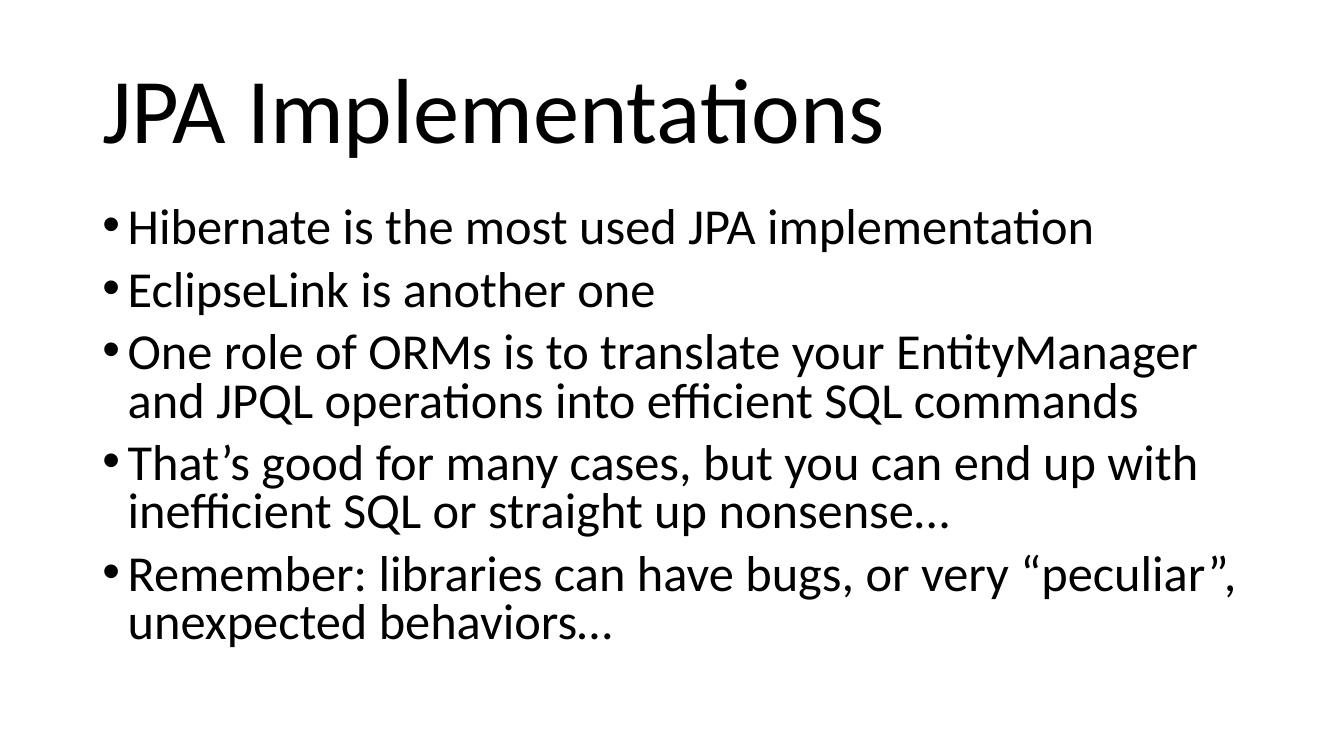
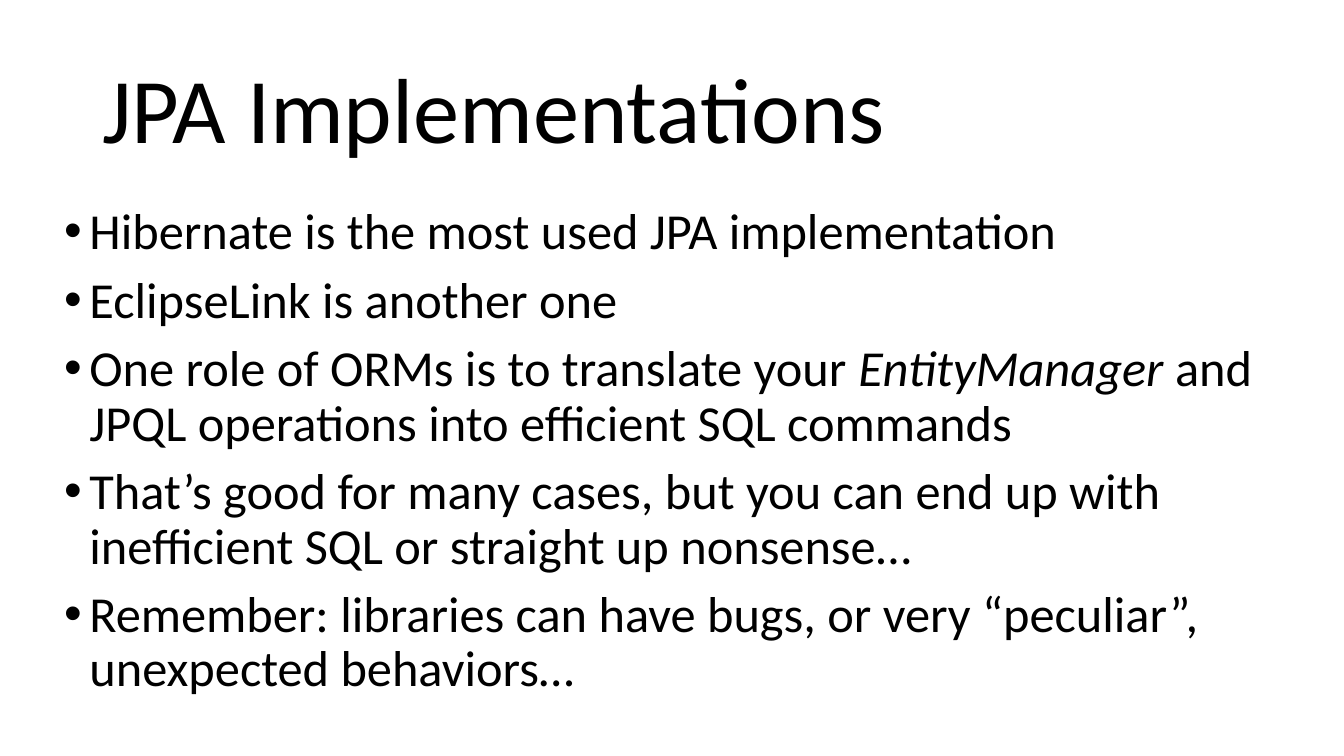
Before and after one commit to arcuri82/testing_security_development_enterprise_systems, a slide deck: slide 9 of doc/intro/slides/lesson_03_jpa.pptx. Drawn at 1344x756 pixels with LibreOffice and Linux fonts; fonts in the diff are those of the drawing. Boxes give left, top, right and bottom in pixels: in the first picture for what was removed or moved away, otherwise in the second. Text is boxed around its words. In the diff, an @@ line names an element or a change of style, - is before the commit and + after.

```diff
--- a/doc/intro/slides/lesson_03_jpa.pptx
+++ b/doc/intro/slides/lesson_03_jpa.pptx
@@ text "Hibernate is the most used ...": place and size @@
-text "Hibernate is the most used ..." at <box>128,209,1236,647</box>
+text "Hibernate is the most used ..." at <box>89,214,1252,694</box>
@@ text "Hibernate is the most used ..." at <box>89,214,1252,694</box>: italic on in "EntityManager"; line spacing 0.8 to 0.9 @@
```
Also in this commit, not shown: 4 other slides changed, 30 other files.
